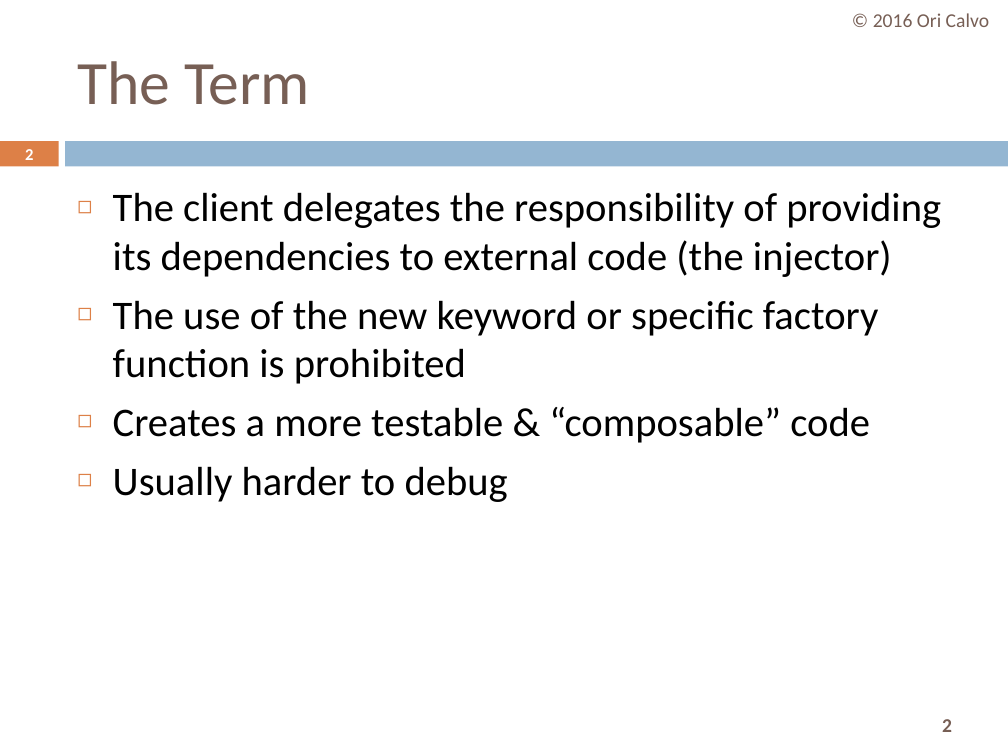
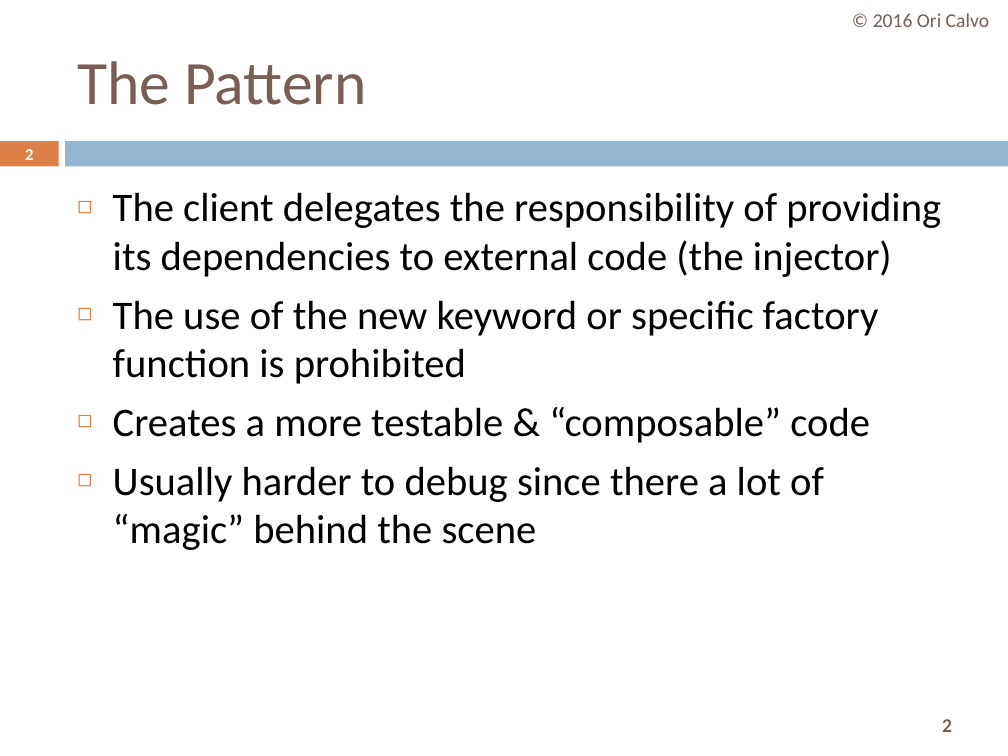
Before and after one commit to oricalvo/course-angular, a slide deck: slide 2 of PPTs/02 Dependency Injection.pptx. Drawn at 1008x756 pixels with LibreOffice and Linux fonts; fonts in the diff are those of the drawing. Boxes give left, top, right and bottom in pixels: in the first picture for what was removed or moved away, otherwise in the second. Text is boxed around its words. In the diff, an @@ line names an element or a change of style, - is before the commit and + after.

```diff
--- a/PPTs/02 Dependency Injection.pptx
+++ b/PPTs/02 Dependency Injection.pptx
@@ title at <box>77,61,366,105</box>: text changed @@
-The Term
+The Pattern
@@ text at <box>113,466,824,550</box>: text changed @@
-◻ Usually harder to debug
+◻ Usually harder to debug since there a lot of “magic” behind the scene
```
Also in this commit, not shown: 11 other slides changed, 5 other files.
